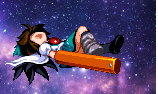
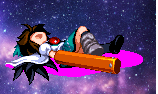
Layer changes from the first 158 × 94 image to the second:
added layer "Pasted Layer #2" above "Pasted Layer" over [left=5, top=50, right=143, bottom=77]
